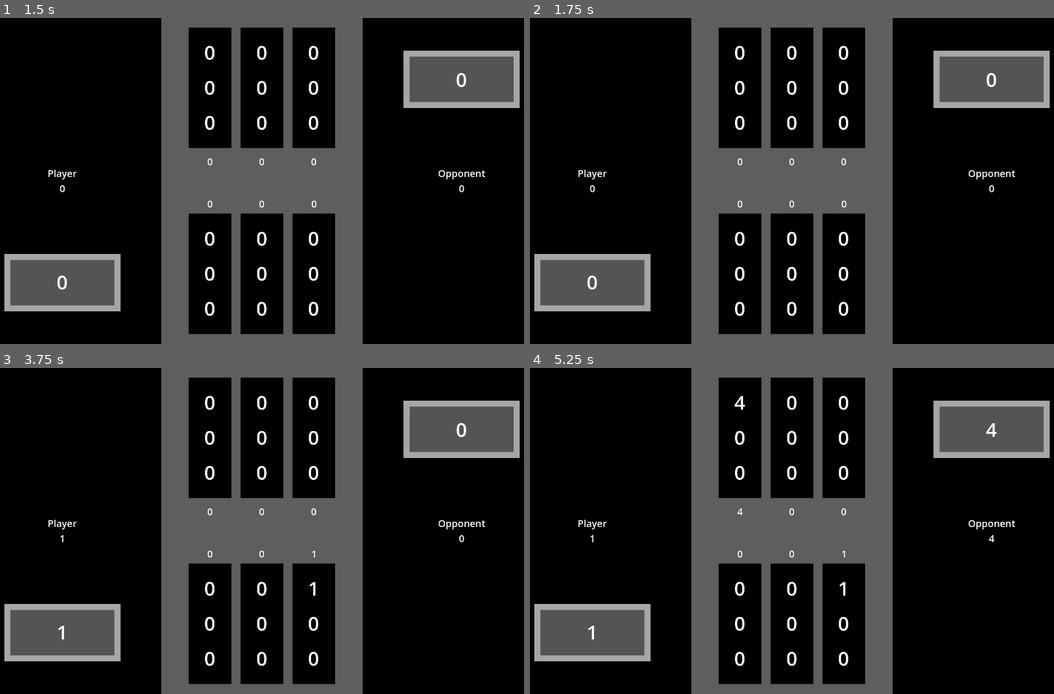
Above: before the commit, frames 1-4 (two rows, left to right).
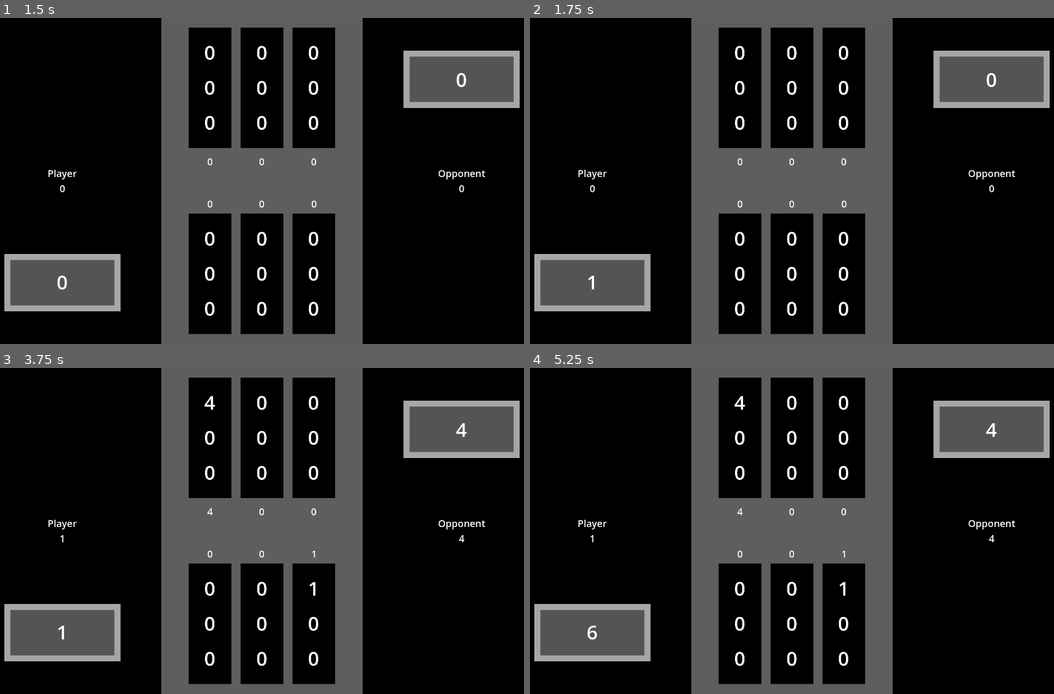
Above: after the commit, the same moments.

Repository: kimalysha93/knucklebones
Game: Godot game, scene res://knucklebones.tscn
Same seed, same stepped clock (60 frames per second), same inputs: the game is played once before the commit and once after it.
Inputs (mouse positions are in pixels of both pictures, inside the frame that each line leads up to):
- Up to frame 1 (1.5 s): tap Enter at 0.5 s; move the mouse to (209, 272) at 0.52 s; click (209, 272) at 0.67 s; tap Space at 1.25 s; move the mouse to (262, 272) at 1.27 s; click (262, 272) at 1.42 s
- Up to frame 2 (1.75 s): no input
- Up to frame 3 (3.75 s): tap Enter at 2, 3.5 s; move the mouse to (314, 622) at 2.02 s; click (314, 622) at 2.17 s; tap Space at 2.75 s; move the mouse to (230, 596) at 2.77 s; click (230, 596) at 2.92 s; move the mouse to (434, 579) at 3.52 s; click (434, 579) at 3.67 s
- Up to frame 4 (5.25 s): move the mouse to (619, 482) at 4.27 s; click (619, 482) at 4.42 s; tap Space at 5 s; move the mouse to (823, 531) at 5.02 s; click (823, 531) at 5.17 s

Frame 1 is identical in both runs. In frame 2, less than 0.1% of the frame differs, in the area x 10-13%, y 79-84%; in frame 3, 0.1%, in the area x 38-90%, y 8-54%; in frame 4, less than 0.1%.

Commit message:
cleaning

Diff:
--- a/scripts/game_manager.gd
+++ b/scripts/game_manager.gd
@@ -73,7 +73,6 @@
 	[0,5,20,45],
 	[0,6,24,54],
 ]
-
 
 
 func _ready() -> void:
@@ -110,15 +109,10 @@
 func update_all():
 	update_player_board()
 	update_opp_board()
-	# calculate and update column scores and total scores
-		# use dictionary
-
-	# player column
-	# 0
+
+	# player column calculations
 	var player_score_col_0 = count_die(player_grid, 0)
-	# 1
 	var player_score_col_1 = count_die(player_grid, 1)
-	# 2
 	var player_score_col_2 = count_die(player_grid, 2)
 	# total score (peak variable name right here...)
 	var player_total_score = player_score_col_0 + player_score_col_1 + player_score_col_2
@@ -129,12 +123,9 @@
 	player_score_2.text = str(player_score_col_2)
 	player_score_total.text = str(player_total_score)
 
-	# opponent column
-	# 0
+	# opponent column calculations
 	var opp_score_col_0 = count_die(opp_grid, 0)
-	# 1
 	var opp_score_col_1 = count_die(opp_grid, 1)
-	# 2
 	var opp_score_col_2 = count_die(opp_grid, 2)
 	# total score (peak variable name right here...)
 	var opp_total_score = opp_score_col_0 + opp_score_col_1 + opp_score_col_2
@@ -145,6 +136,7 @@
 	opp_score_2.text = str(opp_score_col_2)
 	opponent_score_total.text = str(opp_total_score)
 
+# find score of the provided column
 func count_die(grid, col):
 	var player_die_count = {
 		"0":0, "1":0, "2":0, "3":0, "4":0, "5":0, "6":0
@@ -158,7 +150,6 @@
 
 	for key in player_die_count.keys():
 		col_total += die_values[int(key)][player_die_count[key]]
-
 	return col_total
 
 
@@ -179,7 +170,7 @@
 
 func player_turn():
 	# start dice rolling animation here
-	await get_tree().create_timer(2).timeout
+	await get_tree().create_timer(1.5).timeout
 	player_roll()
 	player_input = true # set to true when player can go
 
@@ -201,7 +192,9 @@
 
 		# statement only triggers if dice was added to the column
 		if available:
+
 			# function for eliminating dice on opponent side
+
 			update_all()
 			# if board is not full, continue playing
 				# set player_input to false so player can't click anymore
@@ -223,7 +216,9 @@
 
 		# statement only triggers if dice was added to the column
 		if available:
+
 			# function for eliminating dice on opponent side
+
 			update_all()
 			# if board is not full, continue playing
 				# set player_input to false so player can't click anymore
@@ -245,7 +240,9 @@
 
 		# statement only triggers if dice was added to the column
 		if available:
+
 			# function for eliminating dice on opponent side
+
 			update_all()
 			# if board is not full, continue playing
 				# set player_input to false so player can't click anymore
@@ -256,7 +253,7 @@
 
 func opp_turn():
 	# start dice rolling animation here
-	await get_tree().create_timer(2).timeout
+	await get_tree().create_timer(1.5).timeout
 	opp_roll()
 
 	var broke = false
